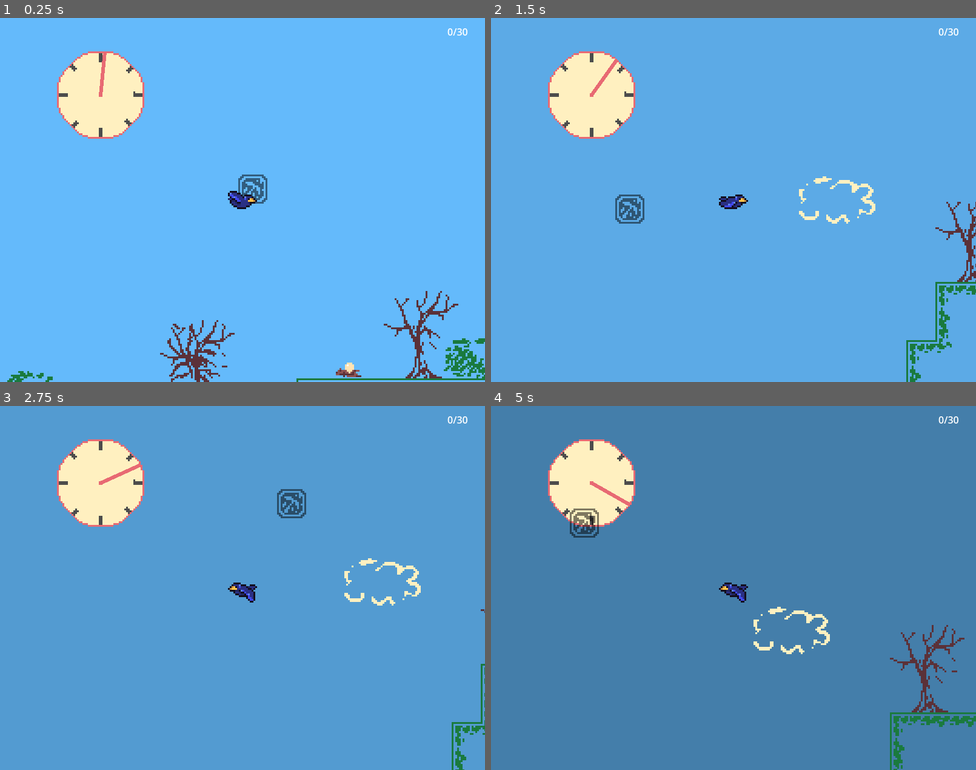
Above: before the commit, frames 1-4 (two rows, left to right).
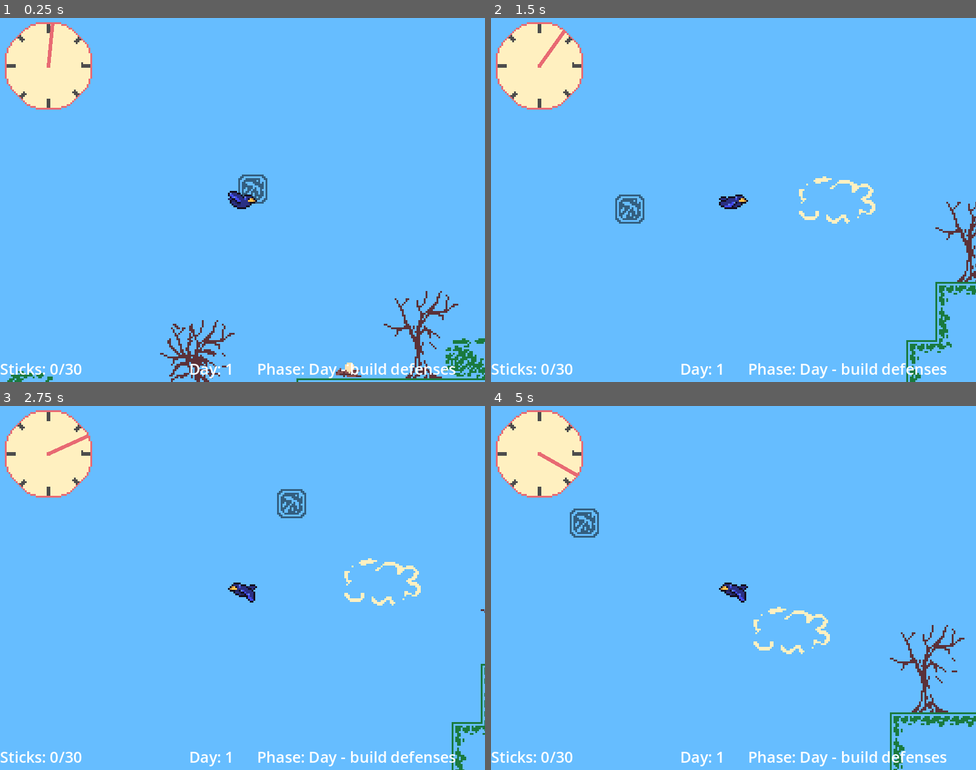
Above: after the commit, the same moments.

Repository: Gladiu/Birds-jam
Game: Godot game, scene res://scn/main.tscn
Two runs of this game, one before a commit and one after it. Both use one fixed random seed, a clock stepped at 60 frames per second and the inputs below.
Inputs (mouse positions are in pixels of both pictures, inside the frame that each line leads up to):
- Up to frame 1 (0.25 s): no input
- Up to frame 2 (1.5 s): move the mouse to (840, 181) at 0.52 s; hold Space (fly) 0.53-1.28 s; hold D (move_right) from 0.53 s (still down); move the mouse to (636, 218) at 1.27 s; click (636, 218) at 1.35 s
- Up to frame 3 (2.75 s): move the mouse to (291, 507) at 2.02 s; release D (move_right) at 2.03 s; hold A (move_left) from 2.03 s (still down); right-click (291, 507) at 2.1 s
- Up to frame 4 (5 s): move the mouse to (709, 660) at 2.77 s; release A (move_left) at 2.78 s; hold D (move_right) 2.78-4.28 s; tap Ctrl (poop) at 2.85 s; move the mouse to (879, 642) at 3.52 s; hold Space (fly) 3.53-4.28 s; move the mouse to (588, 533) at 4.27 s; hold A (move_left) from 4.28 s (still down); click (588, 533) at 4.35 s

The runs differ from the first frame. In frame 1, 6.5% of the frame differs, in the area x 0-97%, y 1-99%; in frame 2, 98%; in frame 3, 98%, in the area x 0-100%, y 0-100%; in frame 4, 98%.

Commit message:
Expand ui

Diff:
--- a/ast/main_theme.tres
+++ b/ast/main_theme.tres
@@ -1,3 +1,4 @@
 [gd_resource type="Theme" format=3 uid="uid://chq1eeaxfvgac"]
 
 [resource]
+default_font_size = 25
--- a/scn/main.tscn
+++ b/scn/main.tscn
@@ -24,26 +24,24 @@
 autostart = true
 
 [node name="Sky" type="CanvasLayer" parent="Timer60s"]
-layer = -128
+layer = 67
 
 [node name="Clock2" type="Sprite2D" parent="Timer60s/Sky"]
-position = Vector2(166, 127)
+position = Vector2(80, 79)
 scale = Vector2(3, 3)
 texture = ExtResource("5_rqnb2")
 
 [node name="Hand" type="Sprite2D" parent="Timer60s/Sky"]
-position = Vector2(166, 127)
+position = Vector2(80, 79)
 scale = Vector2(3, 3)
 texture = ExtResource("6_k3l4p")
 
+[node name="UserInterface" parent="Timer60s/Sky" instance=ExtResource("4_nq6di")]
+offset_top = 1.0
+offset_bottom = 1.0
+
 [node name="Player" parent="." instance=ExtResource("3_4hsr3")]
 position = Vector2(151, 74)
-
-[node name="UserInterface" parent="Player" instance=ExtResource("4_nq6di")]
-offset_left = 338.0
-offset_top = -289.0
-offset_right = 338.0
-offset_bottom = -289.0
 
 [node name="EggNest" parent="." instance=ExtResource("8_315pe")]
 position = Vector2(326, 361)
@@ -51,7 +49,8 @@
 [node name="EggNest2" parent="." instance=ExtResource("8_315pe")]
 position = Vector2(-113, 406)
 
-[connection signal="stick_counter_updated" from="BuildingManager" to="Player/UserInterface" method="_on_building_manager_stick_counter_updated"]
+[connection signal="daytime_switched" from="World" to="Timer60s/Sky/UserInterface" method="_on_world_daytime_switched"]
+[connection signal="stick_counter_updated" from="BuildingManager" to="Timer60s/Sky/UserInterface" method="_on_building_manager_stick_counter_updated"]
 [connection signal="stick_pick_up_response" from="BuildingManager" to="Player" method="_on_building_manager_stick_pick_up_response"]
 [connection signal="timeout" from="Timer60s" to="." method="_on_timer_60s_timeout"]
 [connection signal="stick_pick_up_requested" from="Player" to="BuildingManager" method="_on_player_stick_pick_up_requested"]
--- a/scn/user_interface.tscn
+++ b/scn/user_interface.tscn
@@ -1,7 +1,9 @@
-[gd_scene load_steps=3 format=3 uid="uid://d10aid3srs8df"]
+[gd_scene load_steps=5 format=3 uid="uid://d10aid3srs8df"]
 
 [ext_resource type="Script" uid="uid://qic6qvabdns5" path="res://src/user_interface.gd" id="1_adcpt"]
 [ext_resource type="Theme" uid="uid://chq1eeaxfvgac" path="res://ast/main_theme.tres" id="2_48roy"]
+[ext_resource type="AudioStream" uid="uid://dsjcqmmjwpkfe" path="res://ast/nighttime_indication.wav" id="3_2gs5w"]
+[ext_resource type="AudioStream" uid="uid://gub5r7bdrr6k" path="res://ast/daytime_indication.wav" id="4_763q1"]
 
 [node name="UserInterface" type="Control"]
 layout_mode = 3
@@ -14,7 +16,32 @@
 
 [node name="StickCounterAndCapacity" type="Label" parent="."]
 layout_mode = 0
-offset_right = 40.0
-offset_bottom = 23.0
+offset_top = 560.0
+offset_right = 243.0
+offset_bottom = 623.0
 theme = ExtResource("2_48roy")
-text = "HAAHA"
+text = "Sticks: 0/30"
+
+[node name="DayCounter" type="Label" parent="."]
+layout_mode = 0
+offset_left = 312.0
+offset_top = 560.0
+offset_right = 445.0
+offset_bottom = 623.0
+theme = ExtResource("2_48roy")
+text = "Day: 0"
+
+[node name="PhaseIndicator" type="Label" parent="."]
+layout_mode = 0
+offset_left = 424.0
+offset_top = 560.0
+offset_right = 753.0
+offset_bottom = 623.0
+theme = ExtResource("2_48roy")
+text = "Phase: Day - build defenses"
+
+[node name="NighttimePlayer2D" type="AudioStreamPlayer2D" parent="."]
+stream = ExtResource("3_2gs5w")
+
+[node name="DaytimePlayer2D" type="AudioStreamPlayer2D" parent="."]
+stream = ExtResource("4_763q1")
--- a/src/enemy.gd
+++ b/src/enemy.gd
@@ -61,14 +61,12 @@
 
 
 func _on_area_2d_area_entered(area):
-	print("Found egg!")
 	egg = area
 	found_egg = true
 	$EggDestroyCounter.start()
 
 func _on_area_2d_area_exited(area):
 	egg = null
-	print("Lost egg")
 	found_egg = false
 	$Sprite2D.modulate = Color.WHITE
 	$EggDestroyCounter.stop()
--- a/src/user_interface.gd
+++ b/src/user_interface.gd
@@ -1,10 +1,22 @@
 class_name UserInterface
 extends Control
 
+var day_counter: = 0
 
 func _ready() -> void:
-	$StickCounterAndCapacity.text = "0/" + str(BuildingManager.MAX_CAPACITY)
+	$StickCounterAndCapacity.text = "Sticks: 0/" + str(BuildingManager.MAX_CAPACITY)
 
 
 func _on_building_manager_stick_counter_updated(new_value: int) -> void:
-	$StickCounterAndCapacity.text = str(new_value) + "/" + str(BuildingManager.MAX_CAPACITY)
+	$StickCounterAndCapacity.text = "Sticks: " + str(new_value) + "/" + str(BuildingManager.MAX_CAPACITY)
+
+
+func _on_world_daytime_switched(current: World.TIME_ENUM):
+	if current == World.TIME_ENUM.DAY:
+		$DaytimePlayer2D.play()
+		day_counter += 1
+		$PhaseIndicator.text = "Phase: Day - build defenses"
+		$DayCounter.text = "Day: " + str(day_counter)
+	else:
+		$NighttimePlayer2D.play()
+		$PhaseIndicator.text = "Phase: Night - defend your Eggs!"
--- a/src/world.gd
+++ b/src/world.gd
@@ -1,5 +1,7 @@
 class_name World
 extends Node
+
+signal daytime_switched(current: TIME_ENUM)
 
 const WEST_BOUNDARY = -2688
 const EAST_BOUNDARY = 9120
@@ -10,21 +12,22 @@
 var DAY_COLOR = Color.hex(0x66bdffff)
 var NIGHT_COLOR = Color.hex(0x000000ff)
 
-var current_time: TIME_ENUM
+var current_time: TIME_ENUM = TIME_ENUM.NIGHT
 
 func _ready() -> void:
 	$Sky/ColorRect.color = DAY_COLOR
-	current_time = TIME_ENUM.DAY
+	toggle_day_night()
 
 func toggle_day_night():
 	if current_time == TIME_ENUM.DAY:
 		current_time = TIME_ENUM.NIGHT
 	else:
 		current_time = TIME_ENUM.DAY
+	daytime_switched.emit(current_time)
 
 
 func set_time_factor(factor : float):
 	if current_time == TIME_ENUM.DAY:
-		$Sky/ColorRect.color = DAY_COLOR.lerp(NIGHT_COLOR, factor)
+		$Sky/ColorRect.color = DAY_COLOR
 	else:
-		$Sky/ColorRect.color = NIGHT_COLOR.lerp(DAY_COLOR, factor)
+		$Sky/ColorRect.color = NIGHT_COLOR
Not shown, added: ast/daytime_indication.wav.import
Not shown, added: ast/nighttime_indication.wav.import
Not shown, added: ast/daytime_indication.wav
Not shown, added: ast/nighttime_indication.wav
